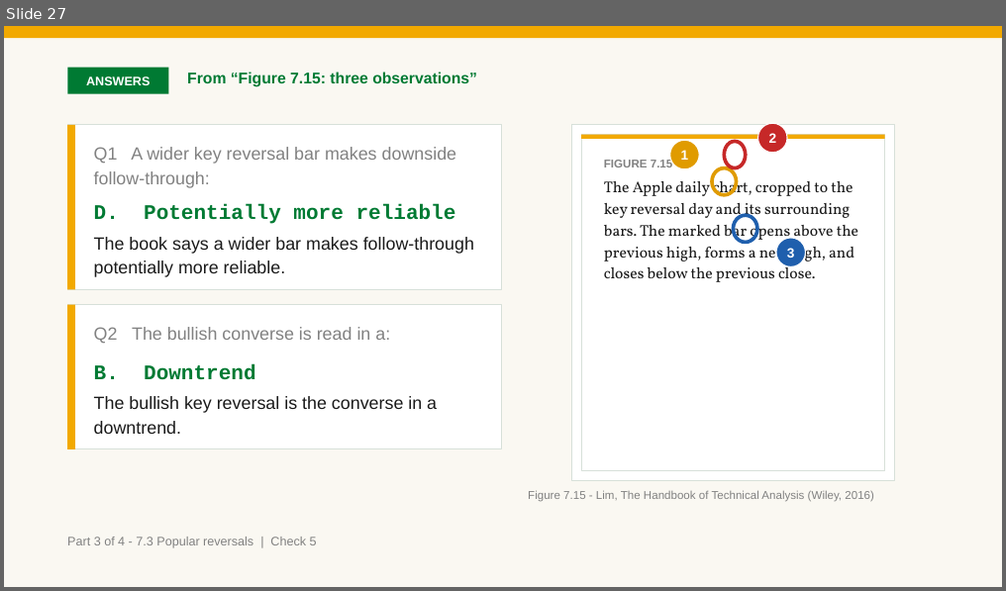
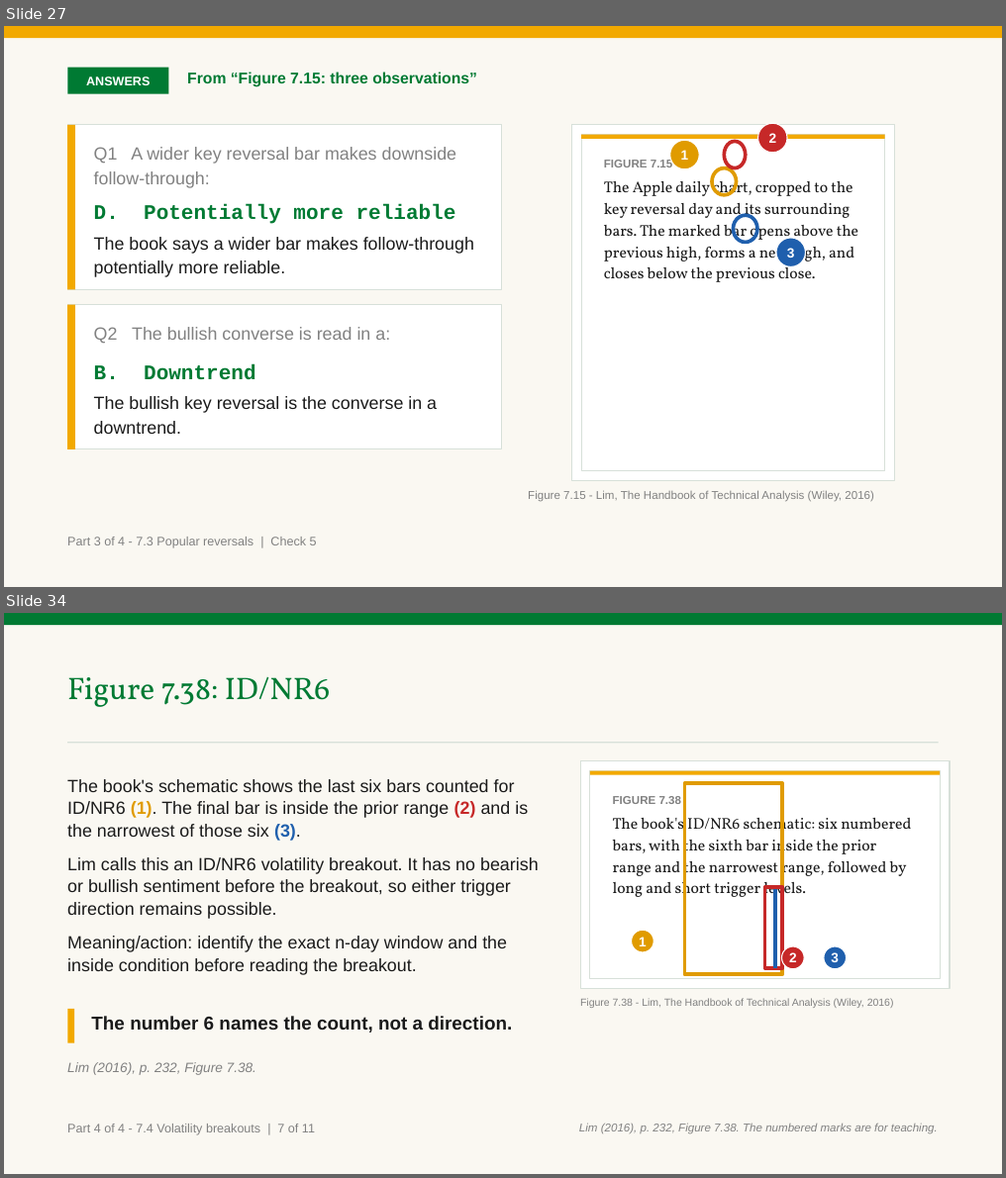
Before and after one commit to benjiesotelo-sudo/Telos_FIN1209, a slide deck: chapter-07/FIN1209-Chapter-07.pptx. Shown one above the other, each under a label of ours: slide 27 before the commit, slides 27 and 34 after it; the slides between them are not shown. The pictures are 1006x591 and 1006x1178 pixels, drawn with LibreOffice and Linux fonts; fonts in the diff are those of the drawing. Boxes give left, top, right and bottom in pixels: in the first picture for what was removed or moved away, otherwise in the second. Text is boxed around its words. In the diff, an @@ line names an element or a change of style, - is before the commit and + after.

Commit message:
Build Chapter 7 volatility breakouts and review (#38)
* Build Chapter 7 volatility breakout and review range

* Fix Chapter 7 breakout range reader findings

* Refine Chapter 7 figure mark placement

* Fix Chapter 7 volatility breakout teaching marks

* Resolve third-read Chapter 7 mark findings

* Resolve fourth-read Chapter 7 findings

* Clear Figure 7.38 teaching badge

* Rebuild Chapter 7 after rebase

* Expand Figure 7.38 counted-bar mark

```diff
--- a/chapter-07/FIN1209-Chapter-07.pptx
+++ b/chapter-07/FIN1209-Chapter-07.pptx
@@ slide 34 added at [4, 613, 1002, 1174], background #FFFFFF @@
@@ rectangle added at [4, 613, 1002, 1174], fill #FAF8F2 @@
@@ rectangle added at [4, 613, 1002, 625], fill #007A33 @@
@@ text added at [67, 676, 330, 707], 30 pt, text #007A33 @@
+Figure 7.38: ID/NR6
@@ rectangle added at [67, 742, 939, 744], fill #D7E0D9 @@
@@ text added at [67, 779, 539, 975], 17 pt, text #1A1A1A @@
+The book's schematic shows the last six bars counted for ID/NR6 (1). The final bar is inside the prior range (2) and is the narrowest of those six (3).
+Lim calls this an ID/NR6 volatility breakout. It has no bearish or bullish sentiment before the breakout, so either trigger direction remains possible.
+Meaning/action: identify the exact n-day window and the inside condition before reading the breakout.
@@ rectangle added at [580, 761, 949, 989], fill #FFFFFF, outline #D7E0D9 1 pt @@
@@ rectangle added at [590, 771, 940, 979], fill #FFFFFF, outline #D7E0D9 1 pt @@
@@ rectangle added at [590, 771, 940, 775], fill #F2A900 @@
@@ rectangle added at [684, 783, 782, 974], outline #E09B00 3.5 pt @@
@@ text added at [613, 796, 911, 901], 15 pt, text #1A1A1A @@
+FIGURE 7.38
+The book's ID/NR6 schematic: six numbered bars, with the sixth bar inside the prior range and the narrowest range, followed by long and short trigger levels.
@@ rectangle added at [765, 887, 782, 967], outline #C62828 3.5 pt @@
@@ line added from (776, 889) to (776, 968), #1F5FAD 3.5 pt @@
@@ ellipse added at [632, 931, 653, 953], fill #E09B00, outline #FFFFFF 1 pt, 13 pt, text #FFFFFF, bold @@
+1
@@ ellipse added at [782, 947, 804, 969], fill #C62828, outline #FFFFFF 1 pt, 13 pt, text #FFFFFF, bold @@
+2
@@ ellipse added at [824, 947, 846, 969], fill #1F5FAD, outline #FFFFFF 1 pt, 13 pt, text #FFFFFF, bold @@
+3
@@ text added at [580, 998, 894, 1008], 10 pt, text #818181 @@
+Figure 7.38 - Lim, The Handbook of Technical Analysis (Wiley, 2016)
@@ rectangle added at [67, 1009, 74, 1044], fill #F2A900 @@
@@ text added at [91, 1016, 512, 1033], 18 pt, text #1A1A1A, bold @@
+The number 6 names the count, not a direction.
@@ text added at [67, 1062, 256, 1075], 13 pt, text #818181, italic @@
+Lim (2016), p. 232, Figure 7.38.
@@ text added at [67, 1124, 315, 1136], 12 pt, text #818181 @@
+Part 4 of 4 - 7.4 Volatility breakouts | 7 of 11
@@ text added at [579, 1123, 938, 1135], 11 pt, text #818181, italic @@
+Lim (2016), p. 232, Figure 7.38. The numbered marks are for teaching.
```
Also in this commit, not shown: 5 slides changed, 19 other slides added, 1 slide removed, 2 other files.
